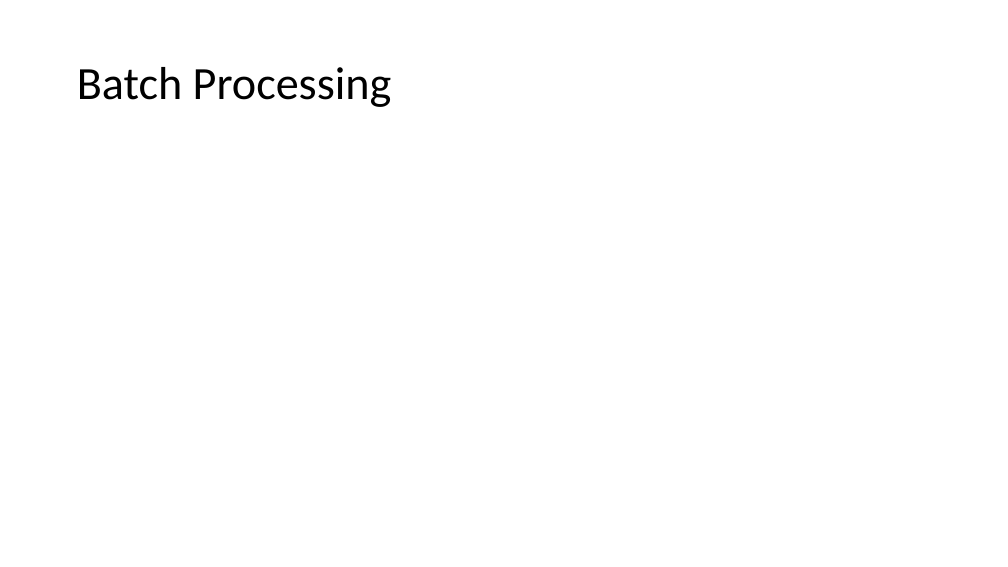
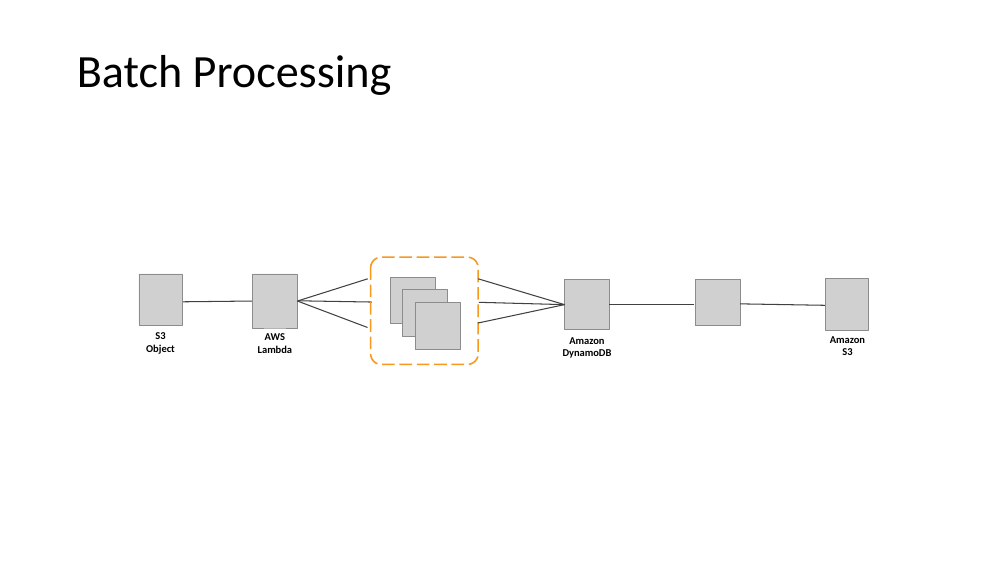
Before and after one commit to adrianpomilio/going-serverless, a slide deck: slide 12 of going-serverless-2017.pptx. Drawn at 1008x567 pixels with LibreOffice and Linux fonts; fonts in the diff are those of the drawing; grey boxes stand for pictures. Boxes give left, top, right and bottom in pixels: in the first picture for what was removed or moved away, otherwise in the second. Text is boxed around its words. In the diff, an @@ line names an element or a change of style, - is before the commit and + after.

Commit message:
added batch processing diagram

```diff
--- a/going-serverless-2017.pptx
+++ b/going-serverless-2017.pptx
@@ title "Batch Processing": place and size @@
-title "Batch Processing" at (77,67,392,107)
+title "Batch Processing" at (77,55,392,95)
@@ rounded rectangle added at (371,257,478,364), outline #F7981F 1.5 pt dashed @@
@@ picture added at (139,274,182,325) @@
@@ picture added at (253,274,298,327) @@
@@ line added from (368, 279) to (297, 301), #414042 1 pt @@
@@ picture added at (390,278,435,324) @@
@@ picture added at (403,290,448,337) @@
@@ line added from (565, 305) to (479, 279), #414042 1 pt @@
@@ picture added at (565,280,609,330) @@
@@ picture added at (696,279,740,326) @@
@@ picture added at (826,279,869,330) @@
@@ line added from (253, 301) to (182, 302), #414042 1 pt @@
@@ line added from (372, 302) to (279, 300), #414042 1 pt @@
@@ line added from (368, 327) to (297, 301), #414042 1 pt @@
@@ picture added at (415,302,460,349) @@
@@ line added from (565, 305) to (478, 323), #414042 1 pt @@
@@ line added from (565, 305) to (479, 302), #414042 1 pt @@
@@ line added from (694, 305) to (609, 305), #414042 1 pt @@
@@ line added from (833, 306) to (740, 304), #414042 1 pt @@
@@ text added at (146,332,175,354), 10 pt, text #000000, bold @@
+S3
+Object
@@ text added at (258,333,292,353), 10 pt, text #000000, bold @@
+AWS
+Lambda
@@ text added at (563,337,612,358), 10 pt, text #000000, bold @@
+Amazon
+DynamoDB
@@ text added at (830,336,865,355), 10 pt, text #000000, bold @@
+Amazon
+S3
```
Also in this commit, not shown: 1 other slide changed.
